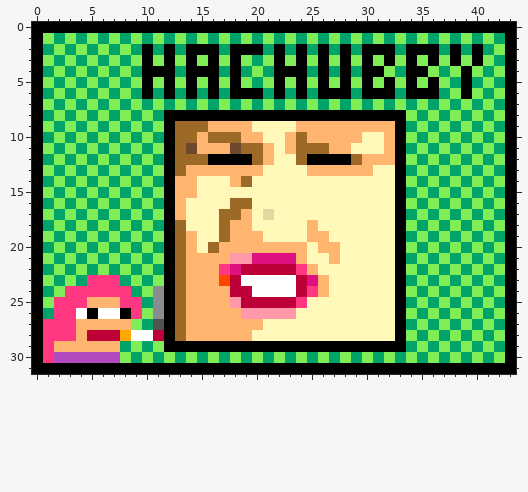
Pixel-art sprite -- reference.png. Above is the file before it was changed.
The file is 44x32 pixels. Colours within 5 levels of each other are drawn and written as one.
After the commit:
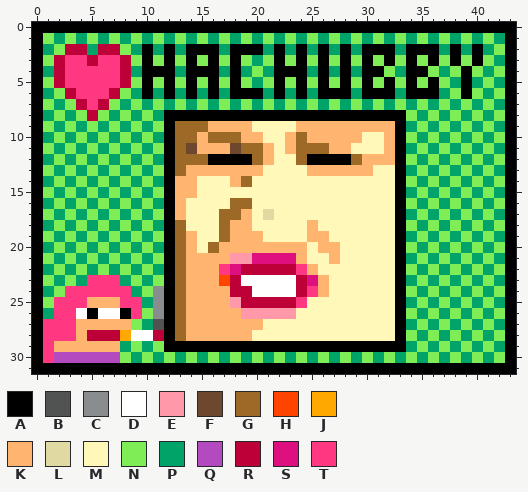
Palette (. is transparent): A #000000  B #515252  C #898d90  D #ffffff  E #ff99aa  F #6d482f  G #9c6926  H #ff4400  J #ffa800  K #ffb470  L #e0daa2  M #fff8b8  N #7eed56  P #00a368  Q #b44ac0  R #be0039  S #de107f  T #ff3881
Change:
@@ x 0..10 @@
  1 ANPNPNPNPNP
- 2 APNPNPNPNPA
- 3 ANPNPNPNPNA
- 4 APNPNPNPNPA
- 5 ANPNPNPNPNA
- 6 APNPNPNPNPA
- 7 ANPNPNPNPNP
- 8 APNPNPNPNPN
+ 2 APNRRPRRNPA
+ 3 ANRTTRTTRNA
+ 4 APRTTTTTRPA
+ 5 ANRTTTTTRNA
+ 6 APNRTTTRNPA
+ 7 ANPNRTRNPNP
+ 8 APNPNRNPNPN
  9 ANPNPNPNPNP
